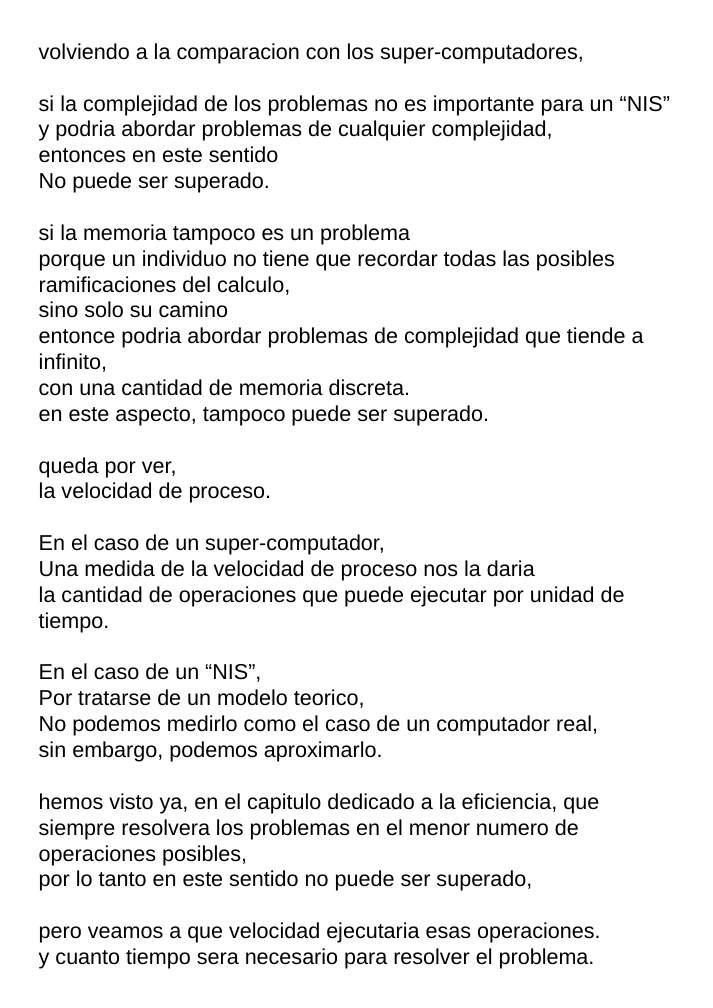
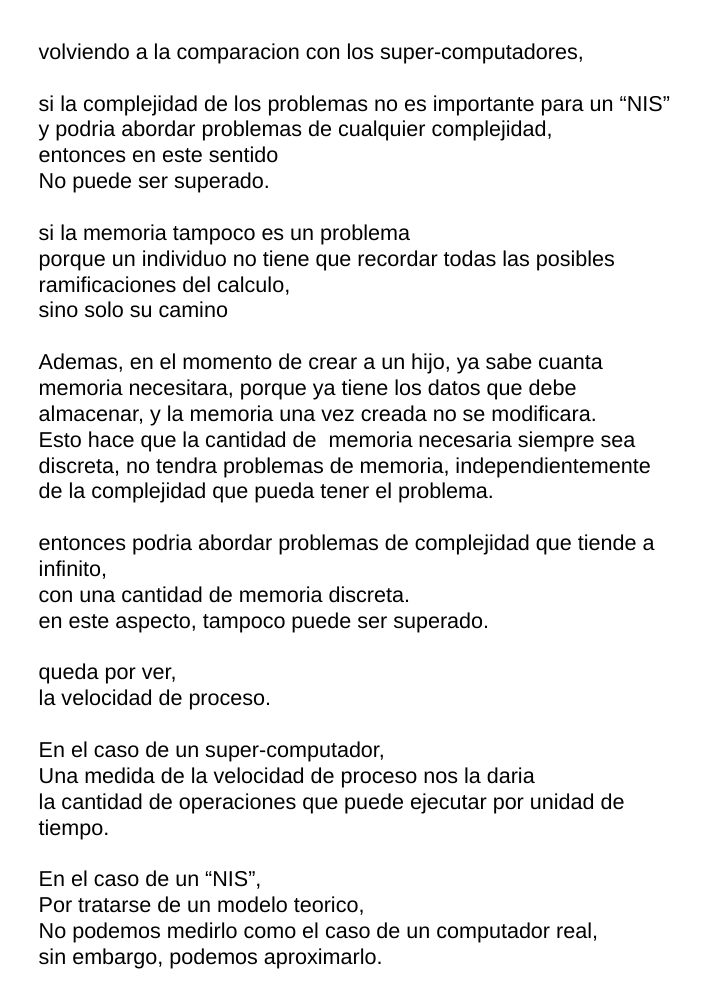
Before and after one commit to fabhrius/La-Cosa, a slide deck: slide 10 of capitulos/Potencia del sistema/Potencia del sistema.odp. Drawn at 713x1008 pixels with LibreOffice and Linux fonts; fonts in the diff are those of the drawing. Boxes give left, top, right and bottom in pixels: in the first picture for what was removed or moved away, otherwise in the second. Text is boxed around its words. In the diff, an @@ line names an element or a change of style, - is before the commit and + after.

```diff
--- a/capitulos/Potencia del sistema/Potencia del sistema.odp
+++ b/capitulos/Potencia del sistema/Potencia del sistema.odp
@@ text at bbox=[39, 353, 655, 579]: text changed @@
-entonce podria abordar problemas de complejidad que tiende a infinito,
+Ademas, en el momento de crear a un hijo, ya sabe cuanta memoria necesitara, porque ya tiene los datos que debe almacenar, y la memoria una vez creada no se modificara.
+Esto hace que la cantidad de memoria necesaria siempre sea discreta, no tendra problemas de memoria, independientemente de la complejidad que pueda tener el problema.
+entonces podria abordar problemas de complejidad que tiende a infinito,
@@ text at bbox=[39, 793, 600, 969]: paragraphs removed @@
-hemos visto ya, en el capitulo dedicado a la eficiencia, que siempre resolvera los problemas en el menor numero de operaciones posibles,
-por lo tanto en este sentido no puede ser superado,
-pero veamos a que velocidad ejecutaria esas operaciones.
-y cuanto tiempo sera necesario para resolver el problema.
```
Also in this commit, not shown: 4 other slides changed, 6 other files.
